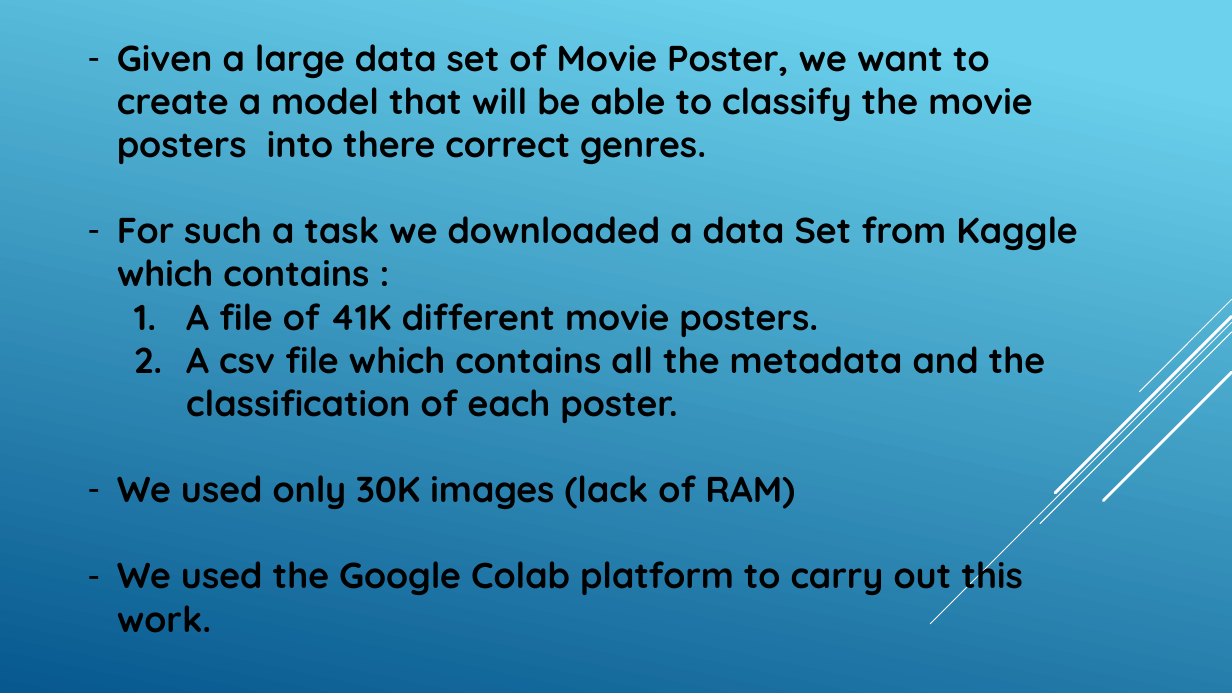
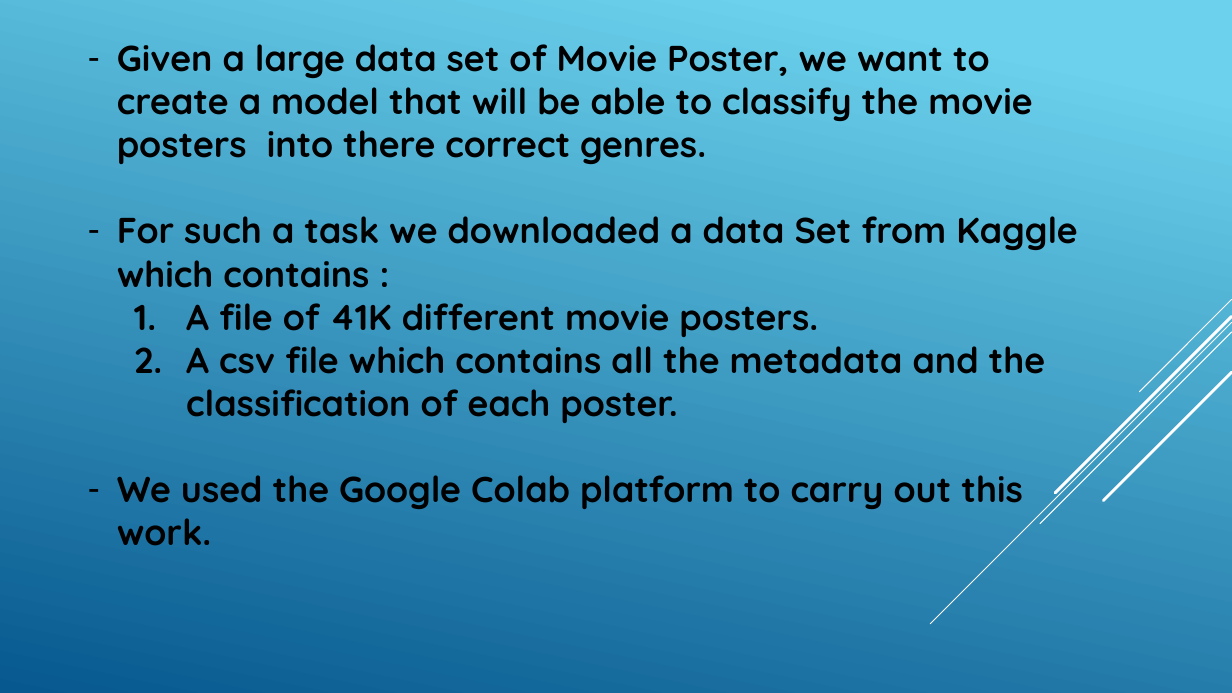
Before and after one commit to jordantangy/MoviePosterClassification-CNN, a slide deck: slide 4 of Slide Show.pptx. Drawn at 1232x693 pixels with LibreOffice and Linux fonts; fonts in the diff are those of the drawing. Boxes give left, top, right and bottom in pixels: in the first picture for what was removed or moved away, otherwise in the second. Text is boxed around its words. In the diff, an @@ line names an element or a change of style, - is before the commit and + after.

```diff
--- a/Slide Show.pptx
+++ b/Slide Show.pptx
@@ text at bbox=[117, 475, 795, 509]: paragraph removed @@
-– We used only 30K images (lack of RAM)
```
Also in this commit, not shown: 4 other slides changed, 1 slide added, 2 other files.
